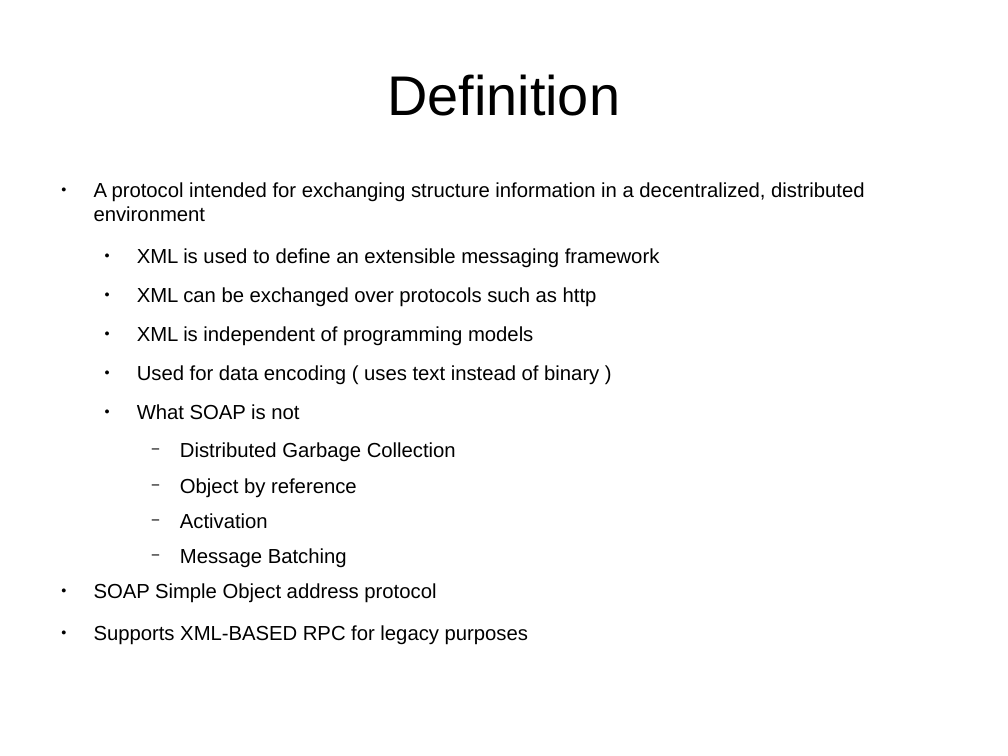
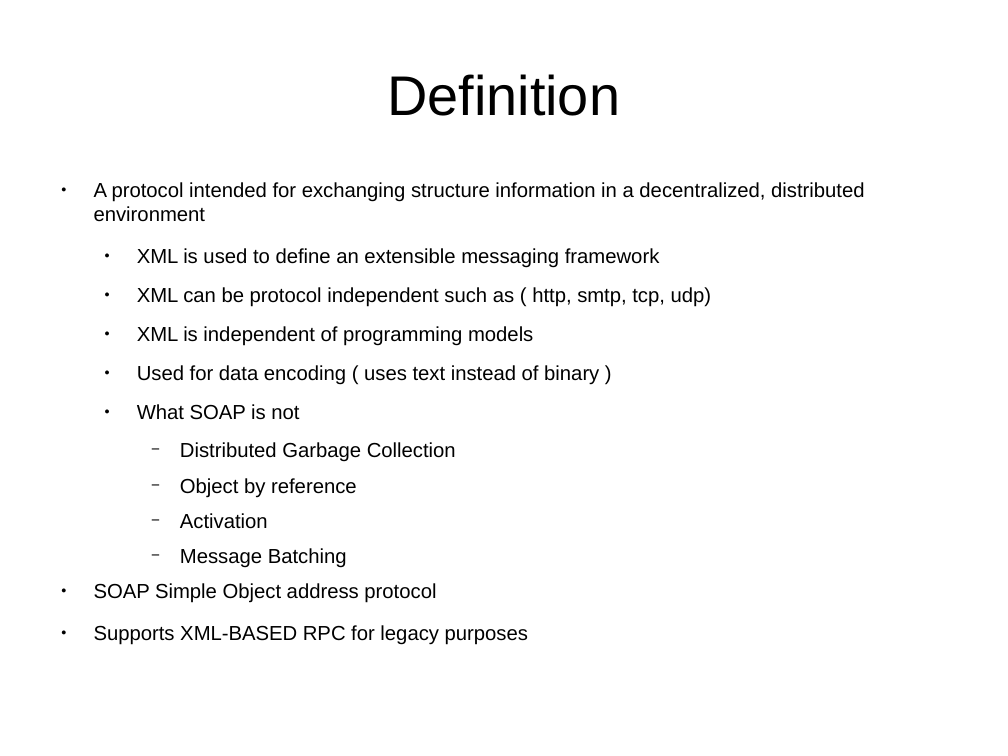
Before and after one commit to CharlesStockman/notesFromCourses, a slide deck: slide 3 of web/architecture/Soap.odp (slide 2 before the commit). Drawn at 1008x756 pixels with LibreOffice and Linux fonts; fonts in the diff are those of the drawing. Boxes give left, top, right and bottom in pixels: in the first picture for what was removed or moved away, otherwise in the second. Text is boxed around its words. In the diff, an @@ line names an element or a change of style, - is before the commit and + after.

```diff
--- a/web/architecture/Soap.odp
+++ b/web/architecture/Soap.odp
@@ text at [137,287,712,307]: text changed @@
-  ● XML can be exchanged over protocols such as http
+  ● XML can be protocol independent such as ( http, smtp, tcp, udp)
```
Also in this commit, not shown: 2 other slides changed, 1 slide added, 27 other files.
